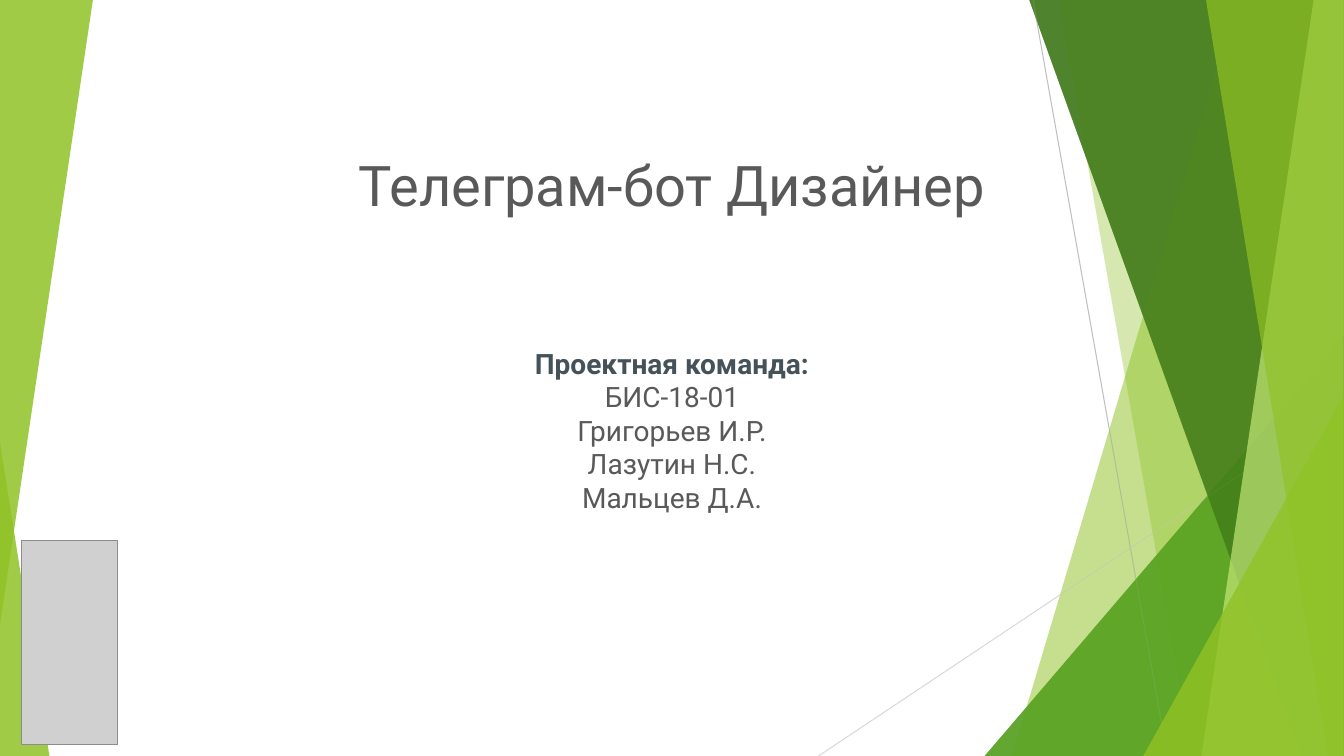
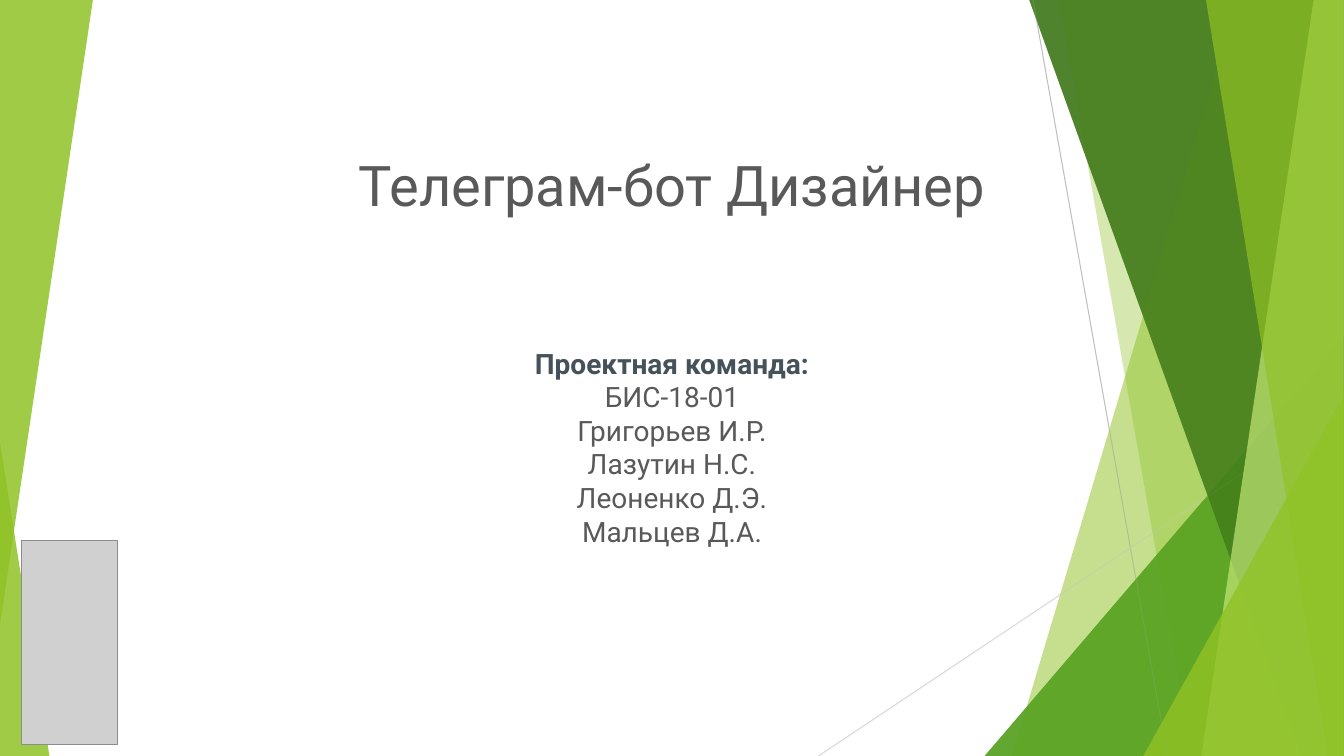
Before and after one commit to zlatopyst/DESING, a slide deck: slide 1 of doc/ProjectBot.pptx. Drawn at 1344x756 pixels with LibreOffice and Linux fonts; fonts in the diff are those of the drawing; grey boxes stand for pictures; background and template pictures are left out. Boxes give left, top, right and bottom in pixels: in the first picture for what was removed or moved away, otherwise in the second. Text is boxed around its words. In the diff, an @@ line names an element or a change of style, - is before the commit and + after.

```diff
--- a/doc/ProjectBot.pptx
+++ b/doc/ProjectBot.pptx
@@ text at [577, 488, 767, 513]: paragraph added @@
+Леоненко Д.Э.
```
Also in this commit, not shown: 7 other slides changed, 5 slides added, 2 slides removed.
